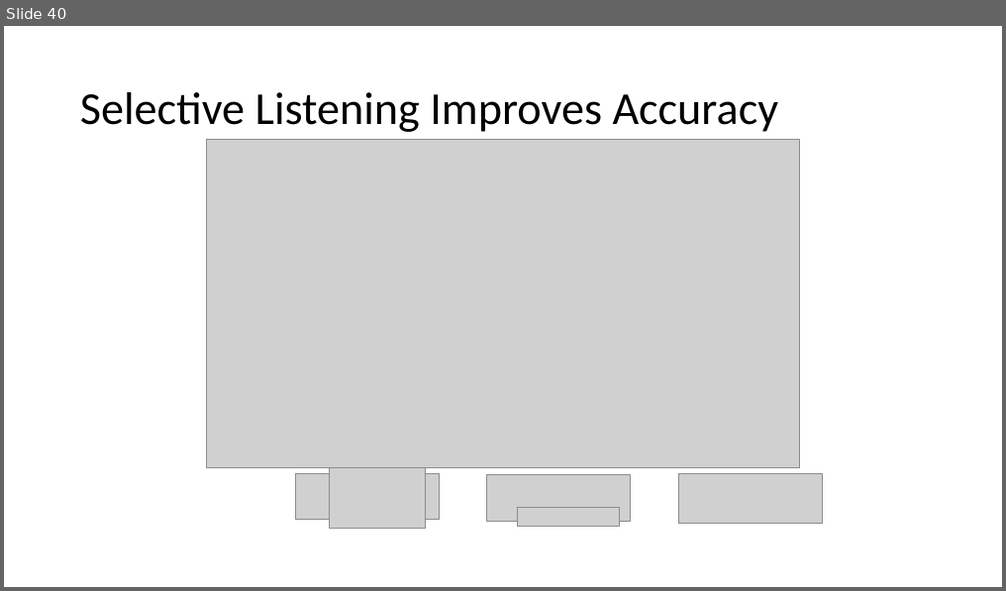
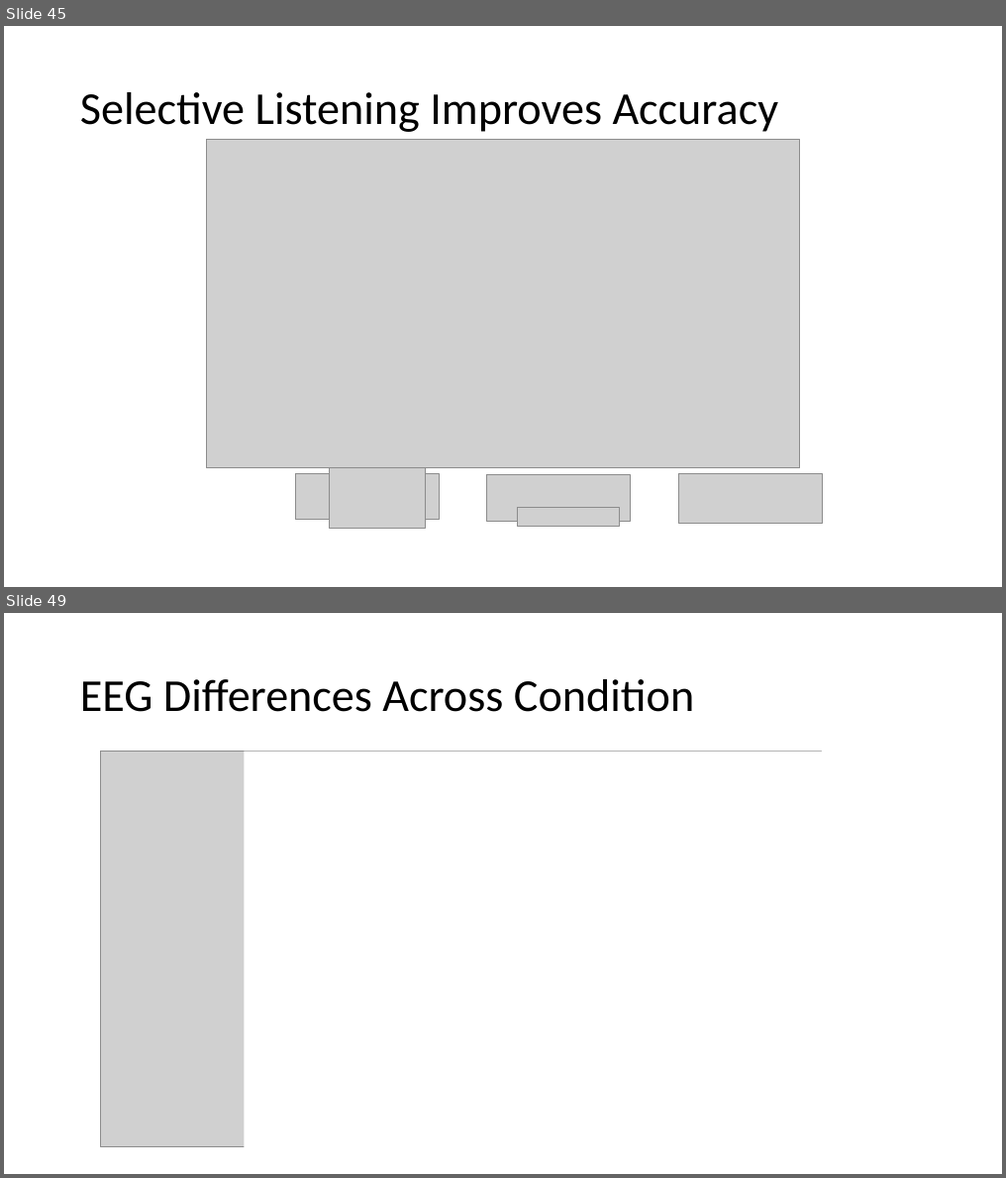
Before and after one commit to haberdashPI/german_track, a slide deck: presentations/ARO_2021/adapting_auditory_attention.pptx. Shown one above the other, each under a label of ours: slide 40 before the commit, slides 45 and 49 after it; the slides between them are not shown. The pictures are 1006x591 and 1006x1178 pixels, drawn with LibreOffice and Linux fonts; fonts in the diff are those of the drawing; grey boxes stand for pictures. Boxes give left, top, right and bottom in pixels: in the first picture for what was removed or moved away, otherwise in the second. Text is boxed around its words. In the diff, an @@ line names an element or a change of style, - is before the commit and + after.

```diff
--- a/presentations/ARO_2021/adapting_auditory_attention.pptx
+++ b/presentations/ARO_2021/adapting_auditory_attention.pptx
@@ slide 49 added at (4, 613, 1002, 1174), background #FFFFFF @@
@@ title added at (80, 679, 694, 712), 44 pt, text #000000 @@
+EEG Differences Across Condition
@@ picture added at (101, 752, 822, 1148) @@
@@ rectangle added at (245, 752, 887, 1161), fill #FFFFFF @@
@@ what was slide 40 is now slide 45 @@
```
Also in this commit, not shown: 5 slides changed, 26 other slides added, 22 slides removed.
